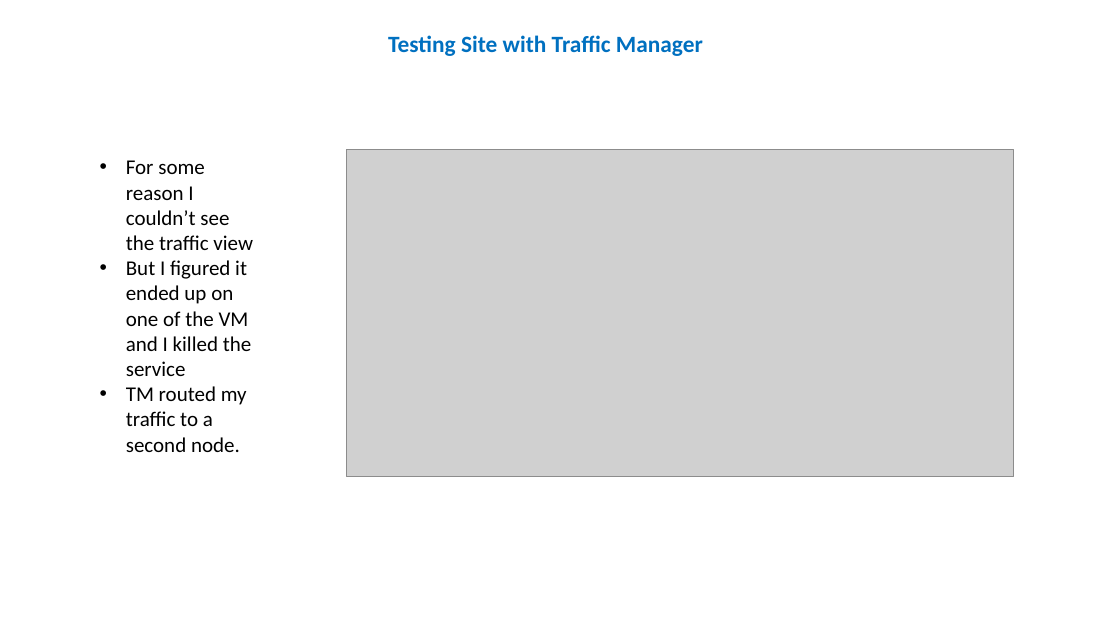
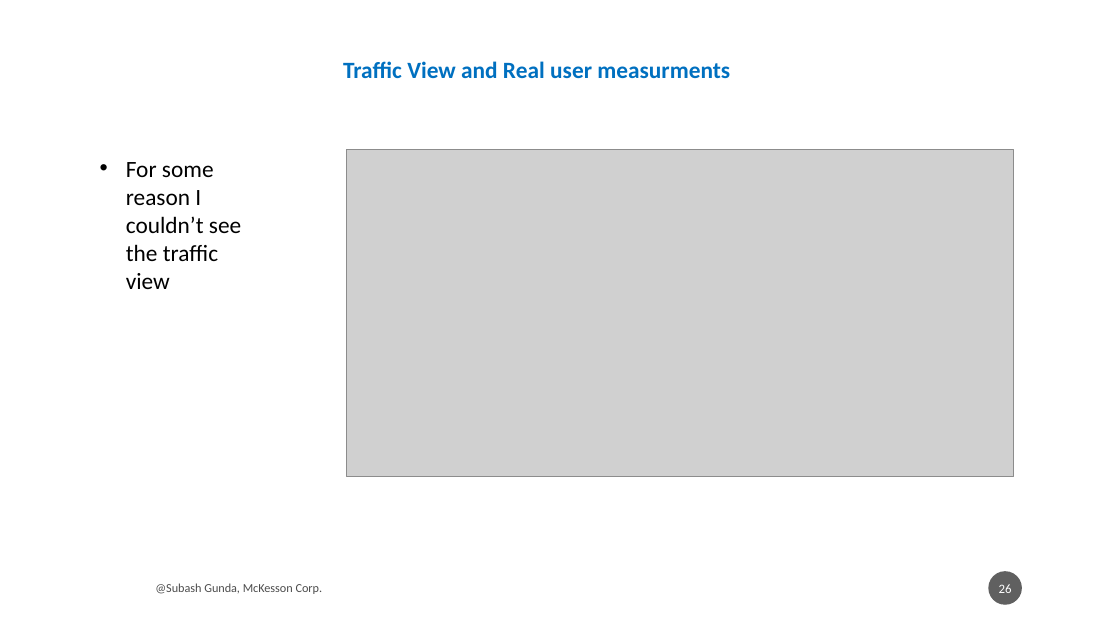
Before and after one commit to subhashgunda/deepazuremck, a slide deck: slide 26 of AzureTrafficManager_SubhashGunda.pptx (slide 24 before the commit). Drawn at 1120x630 pixels with LibreOffice and Linux fonts; fonts in the diff are those of the drawing; grey boxes stand for pictures. Boxes give left, top, right and bottom in pixels: in the first picture for what was removed or moved away, otherwise in the second. Text is boxed around its words. In the diff, an @@ line names an element or a change of style, - is before the commit and + after.

Commit message:
second commmit

```diff
--- a/AzureTrafficManager_SubhashGunda.pptx
+++ b/AzureTrafficManager_SubhashGunda.pptx
@@ text removed at bbox=[388, 35, 703, 56] @@
-Testing Site with Traffic Manager
@@ text added at bbox=[343, 61, 730, 78], 20 pt, text #0070C0, bold @@
+Traffic View and Real user measurments
@@ text "For some reason I couldn’t ..." at bbox=[126, 162, 241, 289]: size 18 to 20 pt @@
@@ text at bbox=[126, 260, 251, 452]: paragraphs removed @@
-• But I figured it ended up on one of the VM and I killed the service
-• TM routed my traffic to a second node.
@@ text added at bbox=[155, 583, 323, 594], 10.5 pt, text #000000 at 70% opacity @@
+@Subash Gunda, McKesson Corp.
@@ page number added at bbox=[989, 571, 1023, 605], fill #1D1D1D at 70% opacity, 11 pt, text #FFFFFF @@
+26
```
Also in this commit, not shown: 22 other slides changed, 6 slides added, 2 slides removed, 1 other file.
